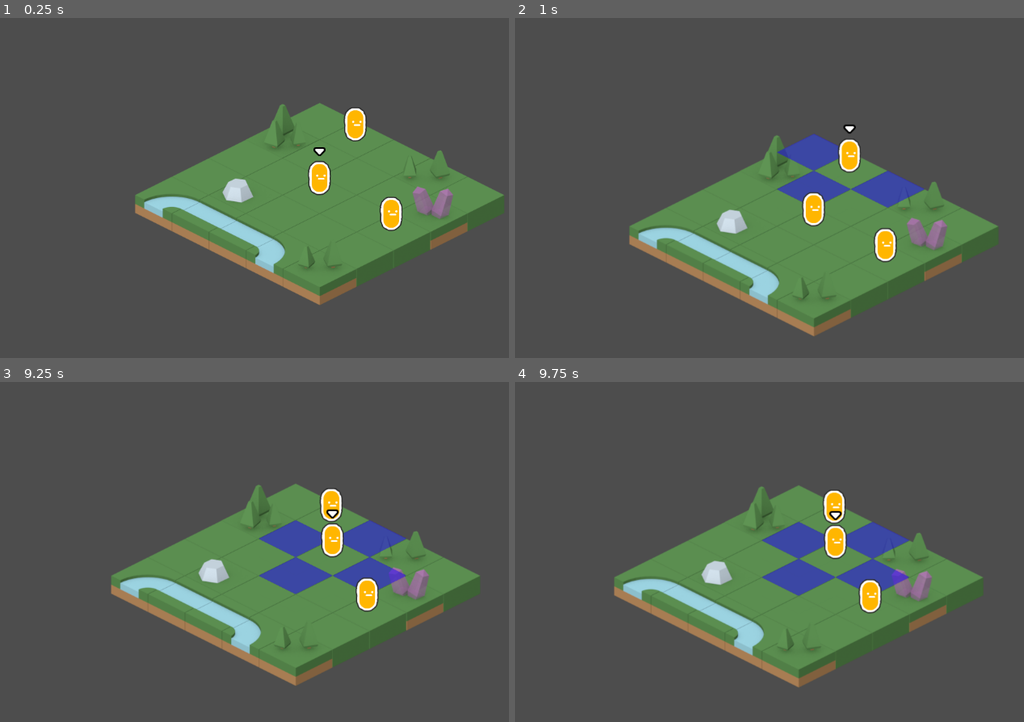
Above: before the commit, frames 1-4 (two rows, left to right).
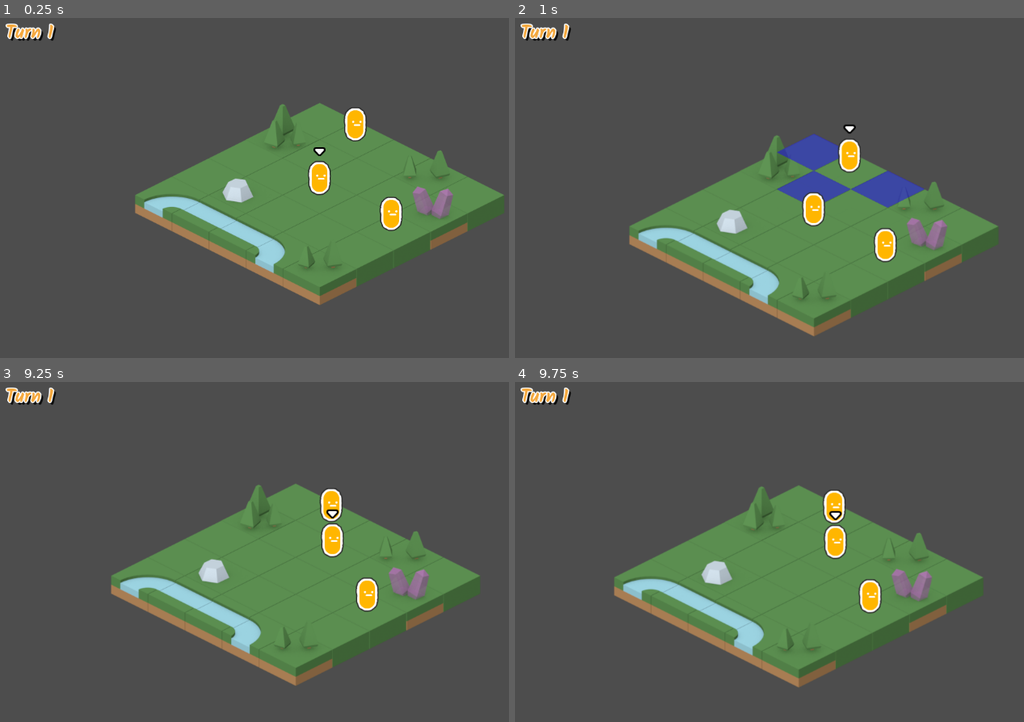
Above: after the commit, the same moments.

Repository: CreatedBySeb/godot-test
Game: Godot game, scene res://scenes/game.tscn
Two runs of this game, one before a commit and one after it. Both use one fixed random seed, a clock stepped at 60 frames per second and the inputs below.
Inputs (mouse positions are in pixels of both pictures, inside the frame that each line leads up to):
- Up to frame 1 (0.25 s): no input
- Up to frame 2 (1 s): tap Enter at 0.5 s; move the mouse to (800, 266) at 0.52 s; click (800, 266) at 0.6 s; tap E (select_next_unit) at 0.8 s
- Up to frame 3 (9.25 s): move the mouse to (outside the picture) at 1.27 s; tap E (select_next_unit) at 1.35, 3.05, 3.6, 5.3, 5.85, 7.55, 8.1 s; tap Q (select_prev_unit) at 1.55, 2.1, 3.8, 4.35, 6.05, 6.6, 8.3, 8.85 s; move the mouse to (127, 504) at 2.02 s; click (127, 504) at 2.3 s; move the mouse to (351, 558) at 2.77 s; click (351, 558) at 2.85 s; move the mouse to (223, 467) at 3.52 s; move the mouse to (463, 541) at 4.27 s; click (463, 541) at 4.55 s; move the mouse to (188, 575) at 5.02 s; click (188, 575) at 5.1 s; move the mouse to (381, 480) at 5.77 s; move the mouse to (285, 630) at 6.52 s; click (285, 630) at 6.8 s; move the mouse to (outside the picture) at 7.27 s; click (outside the picture) at 7.35 s; move the mouse to (127, 504) at 8.02 s; move the mouse to (351, 558) at 8.77 s; click (351, 558) at 9.05 s
- Up to frame 4 (9.75 s): move the mouse to (738, 467) at 9.52 s; click (738, 467) at 9.6 s

The runs differ from the first frame. In frame 1, 0.3% of the frame differs, in the area x 1-11%, y 1-7%; in frame 2, 0.3%; in frame 3, 3.3%; in frame 4, 3.4%, in the area x 1-78%, y 1-63%.

Commit message:
Add turns and basic HUD

Diff:
--- /dev/null
+++ b/hud_large_theme.tres
@@ -0,0 +1,14 @@
+[gd_resource type="Theme" load_steps=2 format=3 uid="uid://bg0ufddcm58v5"]
+
+[ext_resource type="FontFile" uid="uid://sya5u31hqivm" path="res://assets/kalam/Kalam-Bold.ttf" id="1_o3he0"]
+
+[resource]
+default_font = ExtResource("1_o3he0")
+default_font_size = 32
+Label/colors/font_color = Color(0.96, 0.66, 0.24, 1)
+Label/colors/font_outline_color = Color(1, 1, 1, 1)
+Label/colors/font_shadow_color = Color(0, 0, 0, 0.74902)
+Label/constants/outline_size = 8
+Label/constants/shadow_offset_x = 4
+Label/constants/shadow_offset_y = 4
+Label/constants/shadow_outline_size = 4
--- a/scenes/game.tscn
+++ b/scenes/game.tscn
@@ -1,9 +1,10 @@
-[gd_scene load_steps=11 format=3 uid="uid://dtx06y4iw0k62"]
+[gd_scene load_steps=12 format=3 uid="uid://dtx06y4iw0k62"]
 
 [ext_resource type="Texture2D" uid="uid://dm11j3yfr1uk0" path="res://assets/tileset.png" id="1_rke4c"]
 [ext_resource type="PackedScene" uid="uid://cs2pl1l6ynkt6" path="res://scenes/unit.tscn" id="2_8kbpk"]
 [ext_resource type="AudioStream" uid="uid://cg3dovnkvi685" path="res://assets/bookOpen.ogg" id="2_j5opk"]
 [ext_resource type="Script" path="res://scripts/Camera.gd" id="3_7eanr"]
+[ext_resource type="PackedScene" uid="uid://dxk85w7vy2hfx" path="res://scenes/hud.tscn" id="3_gd6nu"]
 [ext_resource type="Script" path="res://scripts/GameManager.gd" id="4_teupw"]
 [ext_resource type="Texture2D" uid="uid://sn3ol1dxmjr4" path="res://assets/tactics-overlay.png" id="5_1sfwv"]
 
@@ -140,7 +141,8 @@
 
 [node name="SelectSound" type="AudioStreamPlayer2D" parent="GameManager"]
 stream = ExtResource("2_j5opk")
-bus = &"UI"
+
+[node name="HUD" parent="GameManager" instance=ExtResource("3_gd6nu")]
 
 [node name="Camera" type="Camera2D" parent="." node_paths=PackedStringArray("target")]
 unique_name_in_owner = true
--- /dev/null
+++ b/scenes/hud.tscn
@@ -0,0 +1,15 @@
+[gd_scene load_steps=3 format=3 uid="uid://dxk85w7vy2hfx"]
+
+[ext_resource type="Script" path="res://scripts/hud.gd" id="1_wbaq2"]
+[ext_resource type="Theme" uid="uid://bg0ufddcm58v5" path="res://hud_large_theme.tres" id="2_psbrg"]
+
+[node name="HUD" type="CanvasLayer"]
+script = ExtResource("1_wbaq2")
+
+[node name="TurnNumber" type="Label" parent="."]
+offset_left = 16.0
+offset_top = 8.0
+offset_right = 101.0
+offset_bottom = 60.0
+theme = ExtResource("2_psbrg")
+text = "Turn 1"
--- a/scenes/unit.tscn
+++ b/scenes/unit.tscn
@@ -8,7 +8,7 @@
 radius = 20.0
 height = 60.0
 
-[node name="Unit" type="AnimatableBody2D"]
+[node name="Unit" type="AnimatableBody2D" groups=["units"]]
 script = ExtResource("1_aph5o")
 
 [node name="Sprite2D" type="Sprite2D" parent="."]
--- a/scripts/GameManager.gd
+++ b/scripts/GameManager.gd
@@ -1,15 +1,19 @@
 extends Node
 class_name GameManager
 
-@export var units: Array[Unit] = []
+const DIRECTIONS = [Vector2.UP, Vector2.RIGHT, Vector2.DOWN, Vector2.LEFT]
 
 @onready var action_overlay: TileMap = %ActionOverlay
 @onready var camera: Camera = %Camera
 @onready var tilemap: TileMap = %TileMap
+
+@onready var hud = $HUD
 @onready var select_sound = $SelectSound
 
+@export var units: Array[Unit] = []
+
 var selected_unit = 0
-const DIRECTIONS = [Vector2.UP, Vector2.RIGHT, Vector2.DOWN, Vector2.LEFT]
+var turn = 1
 
 
 # Called when the node enters the scene tree for the first time.
@@ -31,13 +35,27 @@
 		var selected_tile = tilemap.local_to_map(tilemap.to_local(global_pos))
 
 		move_unit(units[selected_unit], selected_tile)
+		check_turn_ended()
+
+
+func check_turn_ended():
+	for unit in units:
+		if not unit.moved:
+			return
+
+	get_tree().call_group("units", "refresh")
+	turn += 1
+	update_action_overlay(units[selected_unit])
+	hud.update_hud(self)
 
 
 func select_unit(direction: int):
 	selected_unit = wrap(selected_unit + direction, 0, len(units))
 	camera.target = units[selected_unit]
 	select_sound.play()
-	update_action_overlay(units[selected_unit])
+
+	if not units[selected_unit].moved:
+		update_action_overlay(units[selected_unit])
 
 
 func tile_is_available(tile: Vector2) -> bool:
@@ -71,12 +89,15 @@
 	return valid_moves
 
 
-func update_action_overlay(unit: Unit):
-	var valid_moves = get_valid_moves(unit.location, unit.move_range)
-
+func clear_action_overlay():
 	action_overlay.remove_layer(0)
 	action_overlay.add_layer(0)
 
+
+func update_action_overlay(unit: Unit):
+	clear_action_overlay()
+
+	var valid_moves = get_valid_moves(unit.location, unit.move_range)
 	for move in valid_moves:
 		action_overlay.set_cell(0, move, 0, Vector2(0, 0))
 
@@ -90,10 +111,13 @@
 
 
 func move_unit(unit: Unit, tile: Vector2) -> bool:
+	if unit.moved:
+		return false
+
 	var valid_moves = get_valid_moves(unit.location, unit.move_range)
 	if tile not in valid_moves:
 		return false
 
 	unit.move_to_tile(tile)
-	update_action_overlay(unit)
+	clear_action_overlay()
 	return true
--- a/scripts/Unit.gd
+++ b/scripts/Unit.gd
@@ -7,6 +7,7 @@
 @onready var tilemap: TileMap = %TileMap
 
 var location: Vector2
+var moved = false
 
 
 # Called when the node enters the scene tree for the first time.
@@ -23,3 +24,8 @@
 func move_to_tile(tile: Vector2):
 	location = tile
 	position = tilemap.to_global(tilemap.map_to_local(tile))
+	moved = true
+
+
+func refresh() -> void:
+	moved = false
--- /dev/null
+++ b/scripts/hud.gd
@@ -0,0 +1,17 @@
+extends CanvasLayer
+
+@onready var turn_number: Label = $TurnNumber
+
+
+# Called when the node enters the scene tree for the first time.
+func _ready():
+	pass # Replace with function body.
+
+
+# Called every frame. 'delta' is the elapsed time since the previous frame.
+func _process(delta):
+	pass
+
+
+func update_hud(game: GameManager) -> void:
+	turn_number.text = "Turn " + str(game.turn)
Binary file added: assets/kalam/Kalam-Bold.ttf
Not shown, added: assets/kalam/Kalam-Bold.ttf.import
Binary file added: assets/kalam/Kalam-Light.ttf
Not shown, added: assets/kalam/Kalam-Light.ttf.import
Binary file added: assets/kalam/Kalam-Regular.ttf
Not shown, added: assets/kalam/Kalam-Regular.ttf.import
Not shown, added: assets/kalam/OFL.txt
